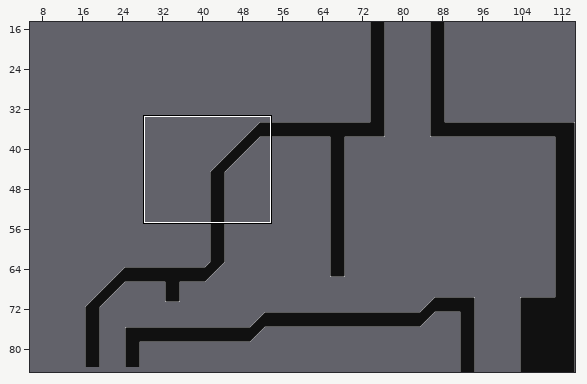
One commit to this Tiled map: core/assets/Maps/wreck2.tmx. The picture above shows the old version from afar; the outline marks the close-up.
Close-up. Earlier state:
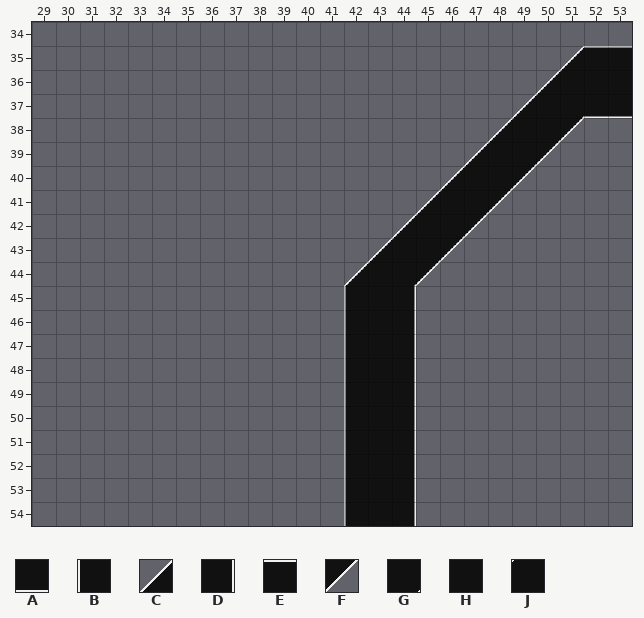
Cells are 32x32 px. Shown: x 29..53, y 34..54. The commit also changed other parts of the map, which this record leaves out. The old version is drawn lined up with the new one.
Key: from "tileset_0": A 2, B 3, C 4, D 8, E 9, F 11, G 12, H 14, J 19.
_ is an empty cell.
Layer "Tile Layer 1" before, first column x 29:
34 _________________________
35 ______________________CEE
36 _____________________CJHH
37 ____________________CJGAA
38 ___________________CJGF__
39 __________________CJGF___
40 _________________CJGF____
41 ________________CJGF_____
42 _______________CJGF______
43 ______________CJGF_______
44 _____________CJGF________
45 _____________BHD_________
46 _____________BHD_________
47 _____________BHD_________
48 _____________BHD_________
49 _____________BHD_________
50 _____________BHD_________
51 _____________BHD_________
52 _____________BHD_________
53 _____________BHD_________
54 _____________BHD_________
And afterwards:
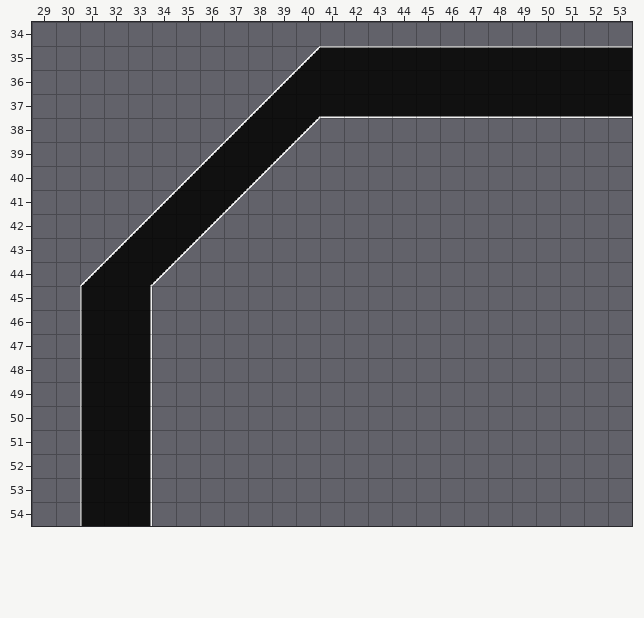
Change:
Changed rows in their new state; . is an unchanged cell.
map size 110x95 -> 120x95 cells (old content now starts at 10,0; both pictures use the new coordinates)
Layer "Tile Layer 1":
first column x 31:
35 .........CEEEEEEEEEEE
36 ........CJHHHHHHHHHH.
37 .......CJGAAAAAAAAAAA
38 ......CJGF.......____
39 .....CJGF.......____.
40 ....CJGF.......____..
41 ...CJGF.......____...
42 ..CJGF.......____....
43 .CJGF.......____.....
44 CJGF.......____......
45 BHD........___.......
46 BHD........___.......
47 BHD........___.......
48 BHD........___.......
49 BHD........___.......
50 BHD........___.......
51 BHD........___.......
52 BHD........___.......
53 BHD........___.......
54 BHD........___.......
Where, in picture pixels (left, top, right, bottom), the same in both close-ups:
changed: (80, 46, 584, 526)
